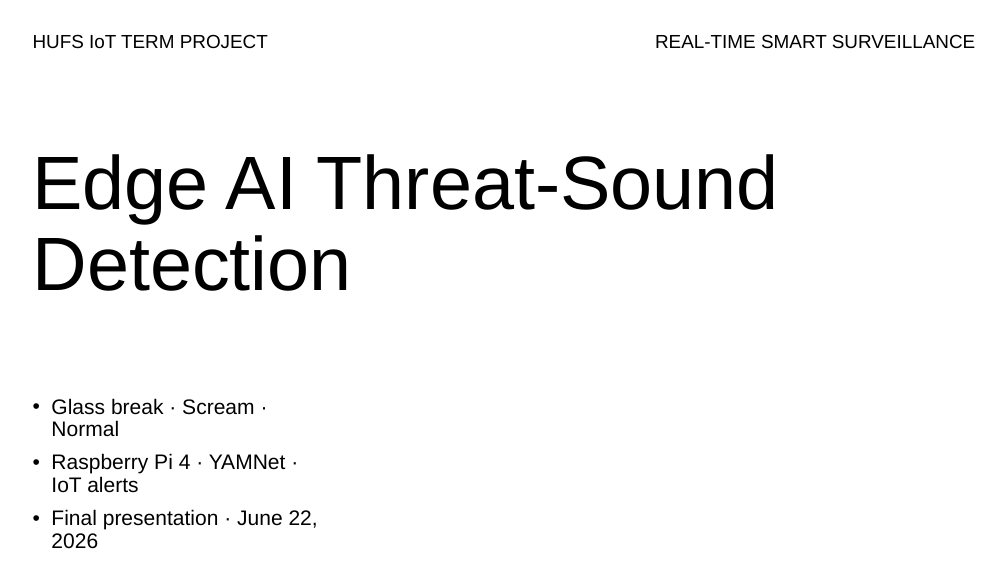
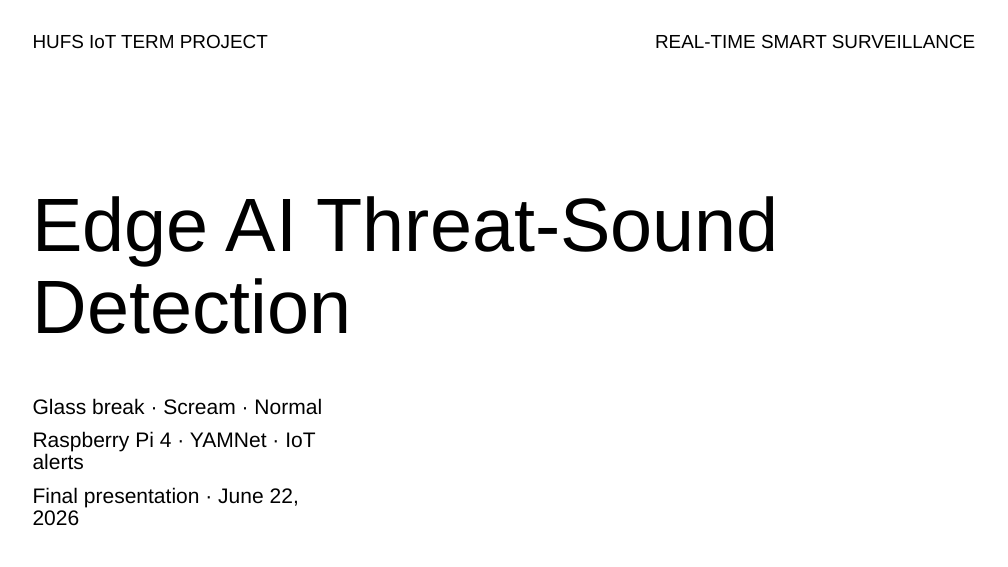
Before and after one commit to happy124210/2026-HUFS-IoT, a slide deck: slide 1 of outputs/HUFS_IoT_Final_Presentation_English.pptx. Drawn at 1008x567 pixels with LibreOffice and Linux fonts; fonts in the diff are those of the drawing. Boxes give left, top, right and bottom in pixels: in the first picture for what was removed or moved away, otherwise in the second. Text is boxed around its words. In the diff, an @@ line names an element or a change of style, - is before the commit and + after.

```diff
--- a/outputs/HUFS_IoT_Final_Presentation_English.pptx
+++ b/outputs/HUFS_IoT_Final_Presentation_English.pptx
@@ title "Edge AI Threat-Sound" at box(33, 196, 779, 334): vertical alignment top to bottom @@
@@ subtitle "Glass break · Scream · ..." at box(33, 398, 322, 507): bullet • to none @@
```
Also in this commit, not shown: 7 other slides changed, 1 slide added, 1 slide removed, 18 other files.
